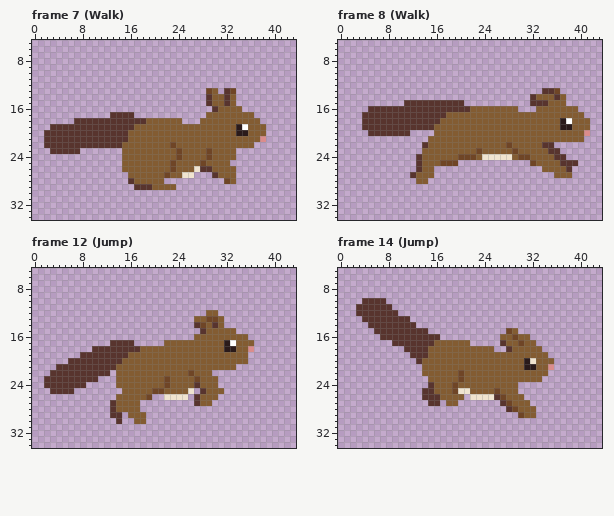
Two states of a pixel-art file, bnp/resources/sprites/squirrel/squirrel.aseprite. That is the earlier state.
48x48 pixels, 14 frames. Shown: frame 7 (Walk): x 0..43, y 5..34; frame 8 (Walk): x 0..43, y 5..34; frame 12 (Jump): x 0..43, y 5..34; frame 14 (Jump): x 0..43, y 5..34. The commit also changed other frames, which this record leaves out.
The same view after the edit:
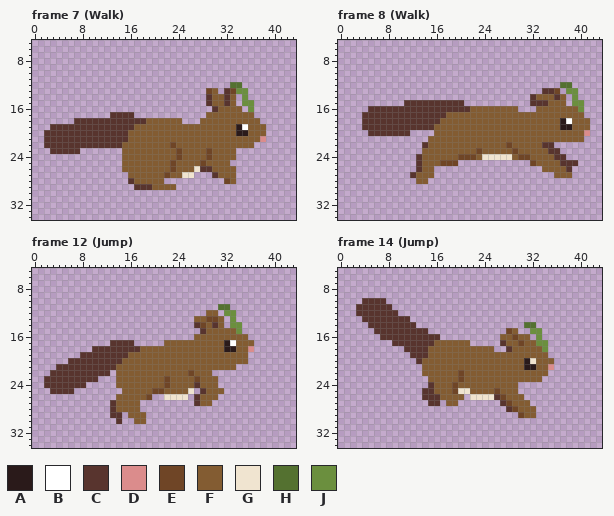
Palette (. is transparent): A #2a1a1a  B #ffffff  C #58342e  D #db8c8c  E #6f4526  F #835c32  G #f0e4d0  H #547130  J #6b8f3e
What changed:
layer "Straw" now shown
Frame 7 (Walk), layer "Straw":
The edit adds colour H in row 12 at x 33 to 34.
The edit adds colour J in row 13 at x 34 to 35; in row 14 at x 35; in row 15 at x 35 to 36; in row 16 at x 36.
Frame 8 (Walk), layer "Straw":
The edit adds colour H in row 12 at x 37 to 38.
The edit adds colour J in row 13 at x 38 to 39; in row 14 at x 39; in row 15 at x 39 to 40; in row 16 at x 40.
Frame 12 (Jump), layer "Straw":
The edit adds colour H in row 11 at x 31 to 32.
The edit adds colour J in row 12 at x 32 to 33; in row 13 at x 33; in row 14 at x 33 to 34; in row 15 at x 34.
Frame 14 (Jump), layer "Straw":
The edit adds colour H in row 14 at x 31 to 32.
The edit adds colour J in row 15 at x 32 to 33; in row 16 at x 33; in row 17 at x 33 to 34; in row 18 at x 34.
Pixel boxes of the changes (left, top, right, bottom) in both pictures:
added: (230, 82, 254, 112)
added: (560, 82, 584, 112)
added: (218, 304, 242, 334)
added: (524, 322, 548, 352)
